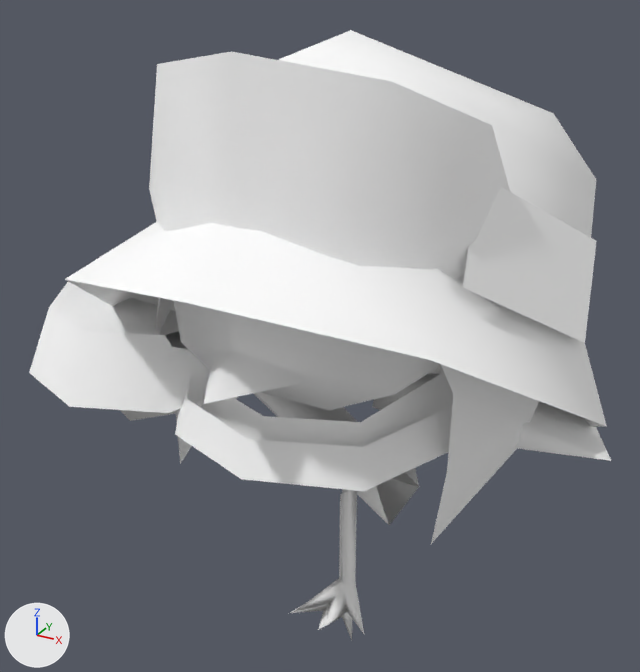
One commit to the glTF model public/3d/npc/model__npc__model__npc.ofs_59/npc1059.gltf: the scene before it, then after it.
Before and after are seen from a camera (50 mm lens) standing at (0.875, -1.689, 1.703) and looking at (-0.088, 0.061, 0.828). Arrows for +X, +Y and +Z are at lower left; the lights stay in place. The older version comes first.

Script lines for the objects in view, before the commit:
```python
mat_c00_face = principled_material('c00_face')
mat_c00_face.base_color = (1.0, 1.0, 1.0)  # white #ffffff
mat_c00_face.roughness = 1.0
mat_c01_cloth_u = principled_material('c01_cloth_u')
mat_c01_cloth_u.base_color = (1.0, 1.0, 1.0)  # white #ffffff
mat_c01_cloth_u.roughness = 1.0
mat_c02_cloth_d = principled_material('c02_cloth_d')
mat_c02_cloth_d.base_color = (1.0, 1.0, 1.0)  # white #ffffff
mat_c02_cloth_d.roughness = 1.0
mat_c04_hair = principled_material('c04_hair')
mat_c04_hair.base_color = (1.0, 1.0, 1.0)  # white #ffffff
mat_c04_hair.roughness = 1.0
mat_c05_hat = principled_material('c05_hat')
mat_c05_hat.base_color = (1.0, 1.0, 1.0)  # white #ffffff
mat_c05_hat.roughness = 1.0
mat_c06_ribbon = principled_material('c06_ribbon')
mat_c06_ribbon.base_color = (1.0, 1.0, 1.0)  # white #ffffff
mat_c06_ribbon.roughness = 1.0
mat_c07_parts = principled_material('c07_parts')
mat_c07_parts.base_color = (1.0, 1.0, 1.0)  # white #ffffff
mat_c07_parts.roughness = 1.0
me_npc1059 = bpy.data.meshes.new('npc1059')
me_npc1059.from_pydata(...)  # 219 vertices, 299 faces; spans x -0.84..0.65, y -0.57..0.64, z 0.04..1.54
# faces by material slot: [24, 16, 48, 4, 21, 140, 46]
me_npc1059.materials.append(mat_c04_hair)  # white #ffffff
me_npc1059.materials.append(mat_c02_cloth_d)  # white #ffffff
me_npc1059.materials.append(mat_c01_cloth_u)  # white #ffffff
me_npc1059.materials.append(mat_c06_ribbon)  # white #ffffff
me_npc1059.materials.append(mat_c00_face)  # white #ffffff
me_npc1059.materials.append(mat_c07_parts)  # white #ffffff
me_npc1059.materials.append(mat_c05_hat)  # white #ffffff
ob_npc1059 = bpy.data.objects.new('npc1059', me_npc1059)
ob_npc1059.location = (0.0, 0.0, 0.0)
```
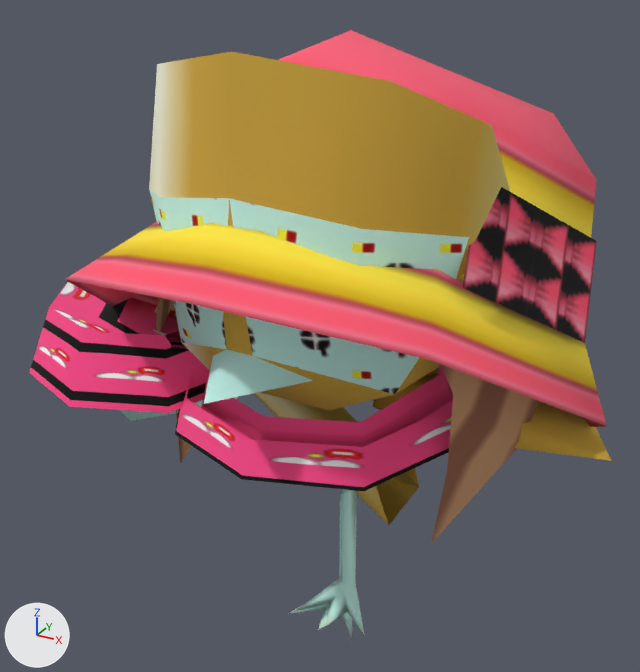
Pixel boxes (x1, y1, x2, y2) of what changed, in the pictures (640 x 672 px):
'npc1059', surface changed (darker)
    both: (29, 30, 611, 640)

Edits to the bpy script that builds the scene:
```text
Add img_c05_hat:
    img_c05_hat = load_image('c05_hat', '_unpacked/c05_hat', 16, 16, 'sRGB')
Add img_c07_parts:
    img_c07_parts = load_image('c07_parts', '_unpacked/c07_parts', 16, 8, 'sRGB')
Add img_c00_face_00:
    img_c00_face_00 = load_image('c00_face.00', '_unpacked/c00_face.00', 32, 32, 'sRGB')
Add img_c06_ribbon:
    img_c06_ribbon = load_image('c06_ribbon', '_unpacked/c06_ribbon', 16, 16, 'sRGB')
Add img_c01_cloth_u:
    img_c01_cloth_u = load_image('c01_cloth_u', '_unpacked/c01_cloth_u', 32, 64, 'sRGB')
Add img_c02_cloth_d:
    img_c02_cloth_d = load_image('c02_cloth_d', '_unpacked/c02_cloth_d', 32, 16, 'sRGB')
Add img_c04_hair:
    img_c04_hair = load_image('c04_hair', '_unpacked/c04_hair', 16, 8, 'sRGB')
Change mat_c04_hair:
    remove mat_c04_hair.base_color = (1.0, 1.0, 1.0)  # white #ffffff
    add mat_c04_hair.texture = img_c04_hair
Change mat_c02_cloth_d:
    remove mat_c02_cloth_d.base_color = (1.0, 1.0, 1.0)  # white #ffffff
    add mat_c02_cloth_d.texture = img_c02_cloth_d
Change mat_c01_cloth_u:
    remove mat_c01_cloth_u.base_color = (1.0, 1.0, 1.0)  # white #ffffff
    add mat_c01_cloth_u.texture = img_c01_cloth_u
Change mat_c06_ribbon:
    remove mat_c06_ribbon.base_color = (1.0, 1.0, 1.0)  # white #ffffff
    add mat_c06_ribbon.texture = img_c06_ribbon
Change mat_c00_face:
    remove mat_c00_face.base_color = (1.0, 1.0, 1.0)  # white #ffffff
    add mat_c00_face.texture = img_c00_face_00
Change mat_c07_parts:
    remove mat_c07_parts.base_color = (1.0, 1.0, 1.0)  # white #ffffff
    add mat_c07_parts.texture = img_c07_parts
Change mat_c05_hat:
    remove mat_c05_hat.base_color = (1.0, 1.0, 1.0)  # white #ffffff
    add mat_c05_hat.texture = img_c05_hat
```
